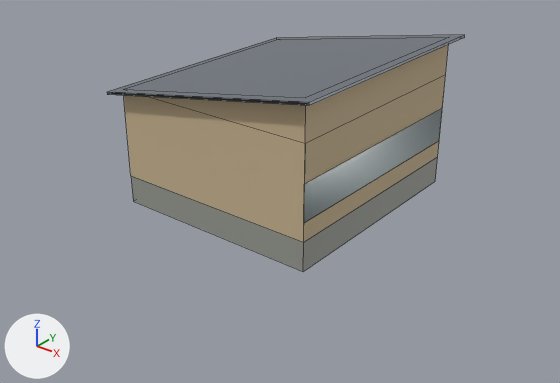
A saved change to the FBX model unity/Assets/Models/Buildings/a2015/0/mashup-hut_cedar-far.fbx.
Camera for both pictures: a 50 mm camera at (12.47, -15.98, 9.5) aimed at (0.31, -0.77, 0.07). The lights are fixed; the arrows at lower left show +X, +Y and +Z. The older version comes first. Mesh edges are drawn as thin lines. Where no turn or scale is listed for an object, it has been applied to the vertices.

Names of what the first picture shows: 'a2015.hut_cedar.far'.
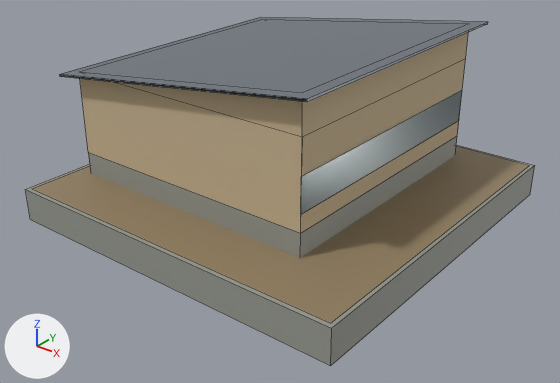
Diff of the bpy script that builds the scene:
```diff
--- a/unity/Assets/Models/Buildings/a2015/0/mashup-hut_cedar-far.fbx.py
+++ b/unity/Assets/Models/Buildings/a2015/0/mashup-hut_cedar-far.fbx.py
@@ mat_path_sand @@
+mat_path_sand = principled_material('PATH_SAND')
+mat_path_sand.base_color = (0.291, 0.217, 0.122)  # brown #938062
@@ me_a2015_0_far_001 @@
 # used by ob_a2015_hut_cedar_far; location = (0.0, 0.0, 0.0)
 # verts and faces of me_a2015_0_far_001; kept vertices keep their numbers, new ones are numbered from 26
-me_a2015_0_far_001.from_pydata(...)  # 26 vertices, 17 faces; spans x -3.3..3.3, y -3.55..3.55, z -0.3..4.1
+me_a2015_0_far_001.from_pydata(...)  # 38 vertices, 24 faces; spans x -5.2..5.2, y -5.2..5.2, z -0.8..4.25
+# me_a2015_0_far_001 part 1: a new loose piece, a box spanning x -5.2..5.2, y -5.2..5.2, z -0.8..0.15, in mat_bd_concrete (grey #999b93)
+# me_a2015_0_far_001 part 2: the loose piece of 18 vertices spanning x -3.0..3.0, y -3.25..3.25, z -0.3..4.05 is scaled about its middle by (1.27, 1.2, 0.954), then moved by (-0.8, 0.5, 0.25)
+# me_a2015_0_far_001 part 3: the loose piece of 8 vertices spanning x -3.3..3.3, y -3.55..3.55, z 2.87..4.1 is scaled about its middle by (1.27, 1.2, 0.954), then moved by (-0.8, 0.5, 0.18)
+# me_a2015_0_far_001 part 4
+verts[26] = (-5.08, -5.08, 0.16)  # pixel (31, 188)
+verts[27] = (5.08, -5.08, 0.16)  # pixel (330, 323)
+verts[28] = (5.08, 5.08, 0.15)  # pixel (529, 165)
+verts[29] = (-5.08, 5.08, 0.15)
+faces += [(26, 27, 28, 29)]  # mat_path_sand (brown #938062)
 me_a2015_0_far_001.materials.append(mat_bd_concrete)
@@ me_a2015_0_far_001 @@
 me_a2015_0_far_001.materials.append(mat_bd_metal_roof)
+me_a2015_0_far_001.materials.append(mat_path_sand)  # brown #938062
```

Where the change shows, as pixel boxes (x1, y1, x2, y2) in the pictures (560 x 383 px; the box of a moved part takes in the faces that stretch with it):
'a2015.hut_cedar.far', reshaped (43% wider, 48% taller): before (107, 35, 464, 271); after (25, 17, 535, 366)
part 1 of me_a2015_0_far_001, added: after (25, 145, 535, 366)
part 2 of me_a2015_0_far_001, moved or reshaped: before (124, 45, 448, 271); after (80, 33, 468, 258)
part 3 of me_a2015_0_far_001, moved or reshaped: before (107, 35, 464, 106); after (60, 17, 488, 102)
part 4 of me_a2015_0_far_001, added (brown): after (32, 146, 529, 323)
